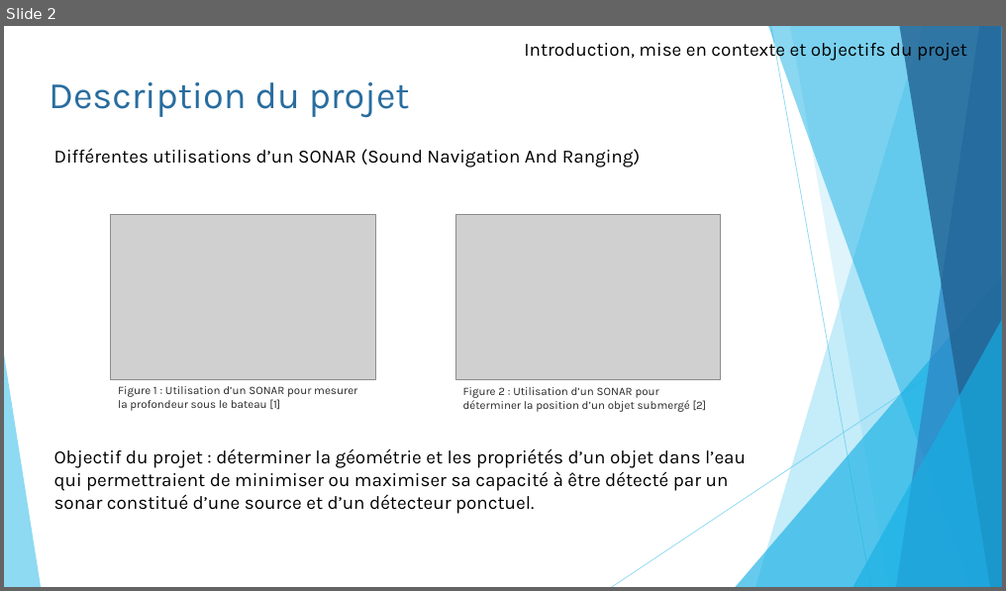
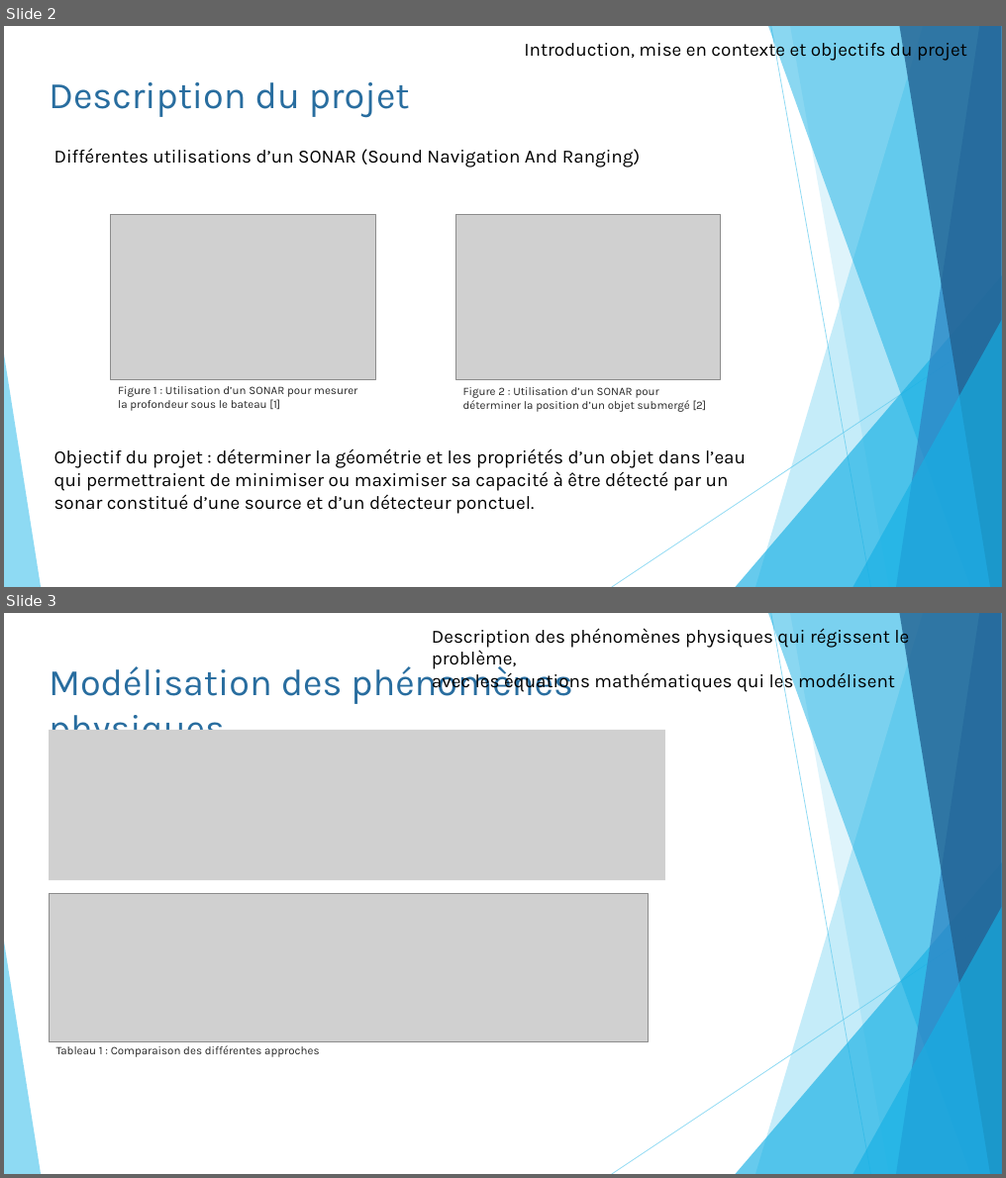
Before and after one commit to pierreluc-plt/ProjetSimulation, a slide deck: Oral/Présentation_Eq11.pptx. Shown one above the other, each under a label of ours: slide 2 before the commit, slides 2 and 3 after it. The pictures are 1006x591 and 1006x1178 pixels, drawn with LibreOffice and Linux fonts; fonts in the diff are those of the drawing; grey boxes stand for pictures. Boxes give left, top, right and bottom in pixels: in the first picture for what was removed or moved away, otherwise in the second. Text is boxed around its words. In the diff, an @@ line names an element or a change of style, - is before the commit and + after.

```diff
--- a/Oral/Présentation_Eq11.pptx
+++ b/Oral/Présentation_Eq11.pptx
@@ slide 3 added at bbox=[4, 613, 1002, 1174], background #FFFFFF; not listed: 10 template elements that a slide beside it also shows @@
@@ text added at bbox=[432, 626, 909, 693], 18 pt, text #000000 @@
+Description des phénomènes physiques qui régissent le problème,
+avec les équations mathématiques qui les modélisent
@@ text added at bbox=[49, 662, 572, 730], 36 pt, text #286D9F @@
+Modélisation des phénomènes physiques
@@ picture added at bbox=[49, 730, 665, 880] @@
@@ picture added at bbox=[49, 894, 648, 1042] @@
@@ text added at bbox=[56, 1046, 319, 1058], 11 pt, text #262626 @@
+Tableau 1 : Comparaison des différentes approches
```
Also in this commit, not shown: 9 slides changed.
